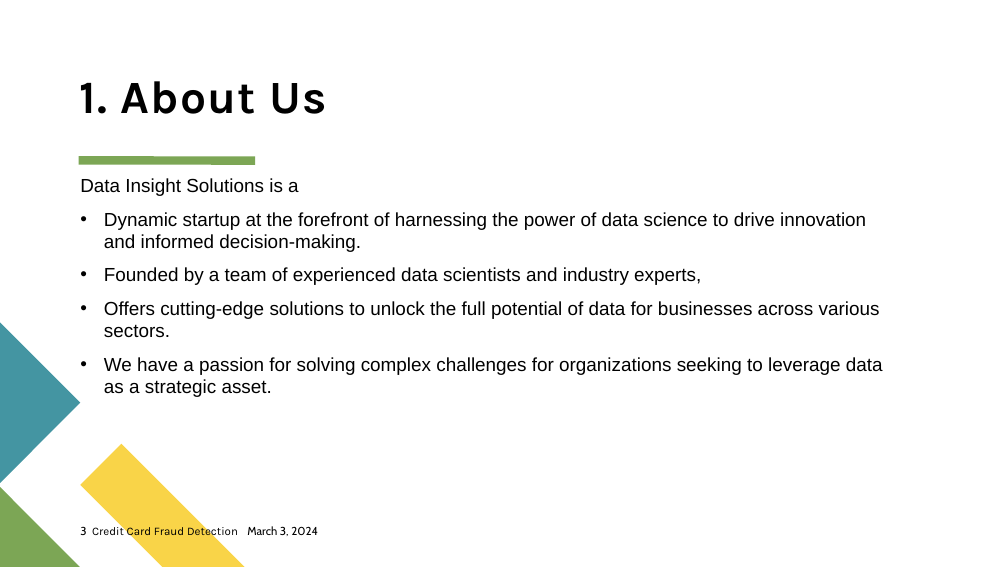
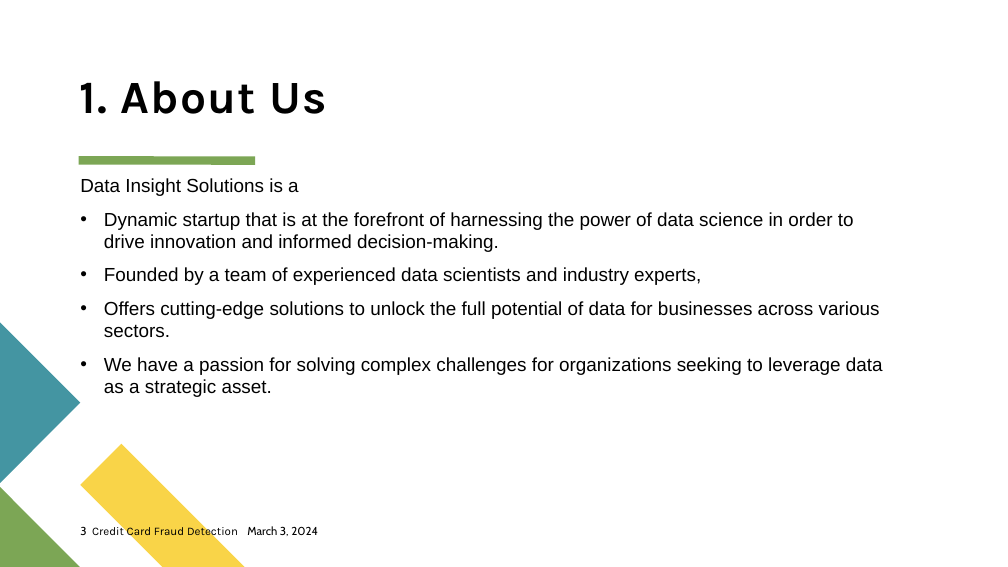
Before and after one commit to dmusili/creditcardfrauddetection, a slide deck: slide 3 of Credit Card Fraud Detection.pptx. Drawn at 1008x567 pixels with LibreOffice and Linux fonts; fonts in the diff are those of the drawing. Boxes give left, top, right and bottom in pixels: in the first picture for what was removed or moved away, otherwise in the second. Text is boxed around its words. In the diff, an @@ line names an element or a change of style, - is before the commit and + after.

```diff
--- a/Credit Card Fraud Detection.pptx
+++ b/Credit Card Fraud Detection.pptx
@@ text at (104,212,854,252): text changed @@
-• Dynamic startup at the forefront of harnessing the power of data science to drive innovation and informed decision-making.
+• Dynamic startup that is at the forefront of harnessing the power of data science in order to drive innovation and informed decision-making.
```
Also in this commit, not shown: 8 other slides changed.
